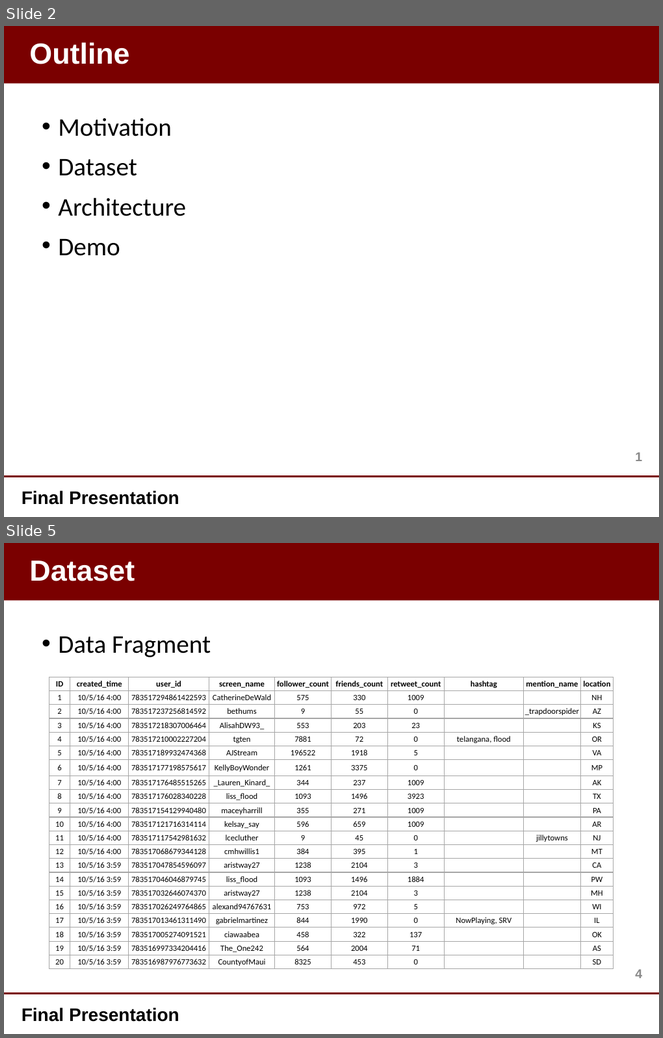
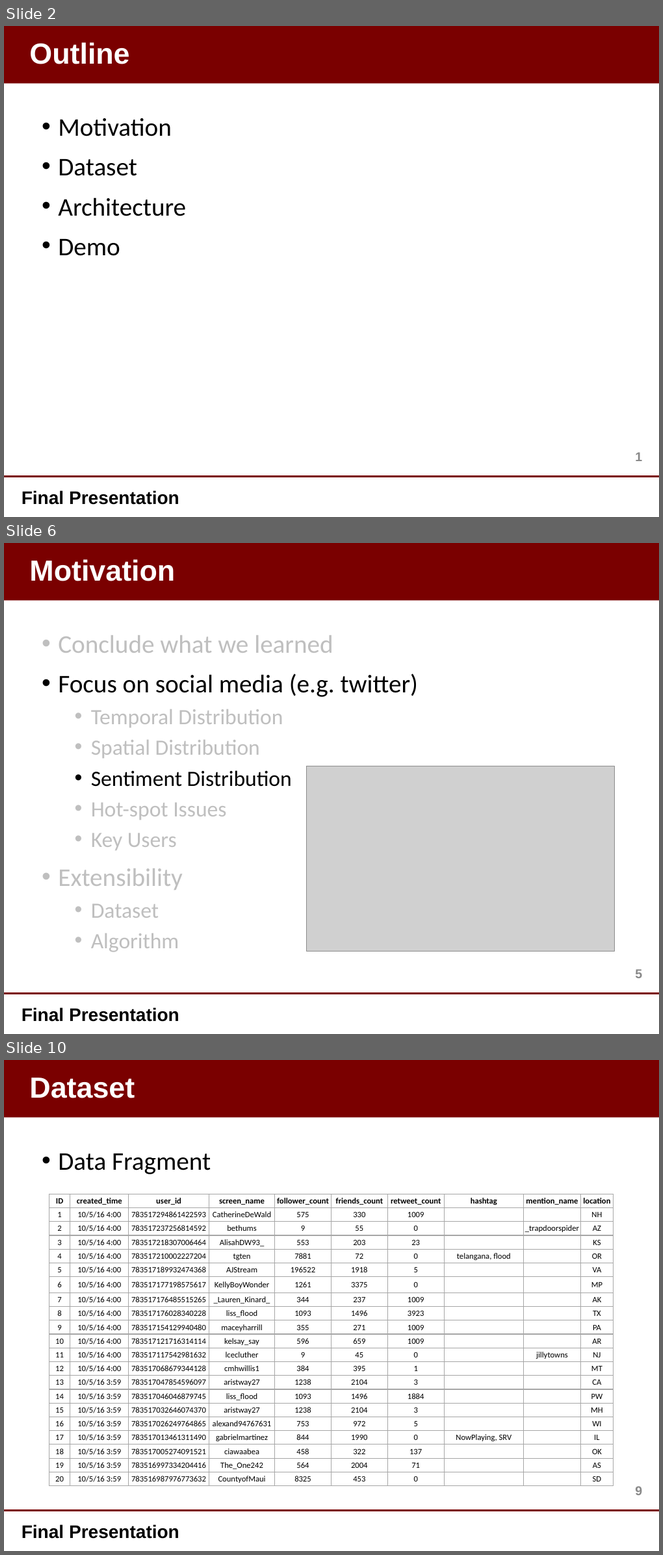
Before and after one commit to liuqingli/TweetVis, a slide deck: Final_Presentation.pptx. Shown one above the other, each under a label of ours: slides 2 and 5 before the commit, slides 2, 6 and 10 after it; the slides between them are not shown. The pictures are 663x1038 and 663x1555 pixels, drawn with LibreOffice and Linux fonts; fonts in the diff are those of the drawing; grey boxes stand for pictures; background and template pictures are left out. Boxes give left, top, right and bottom in pixels: in the first picture for what was removed or moved away, otherwise in the second. Text is boxed around its words. In the diff, an @@ line names an element or a change of style, - is before the commit and + after.

```diff
--- a/Final_Presentation.pptx
+++ b/Final_Presentation.pptx
@@ slide 6 added at [4, 543, 659, 1034], background #FFFFFF; not listed: 3 template elements that a slide beside it also shows @@
@@ title added at [29, 559, 175, 581], 32 pt, text #FFFFFF, bold @@
+Motivation
@@ text added at [58, 635, 419, 953], 24 pt, text #BFBFBF @@
+• Conclude what we learned
+• Focus on social media (e.g. twitter)
+  • Temporal Distribution
+  • Spatial Distribution
+  • Sentiment Distribution
+  • Hot-spot Issues
+  • Key Users
+• Extensibility
+  • Dataset
+  • Algorithm
@@ picture added at [307, 767, 614, 952] @@
@@ page number added at [635, 969, 642, 979], 14 pt, text #898989, bold @@
+5
@@ what was slide 5 is now slide 10 @@
@@ page number at [635, 1486, 642, 1496]: text changed @@
-4
+9
```
Also in this commit, not shown: 2 slides changed, 4 other slides added, 1 other file.
